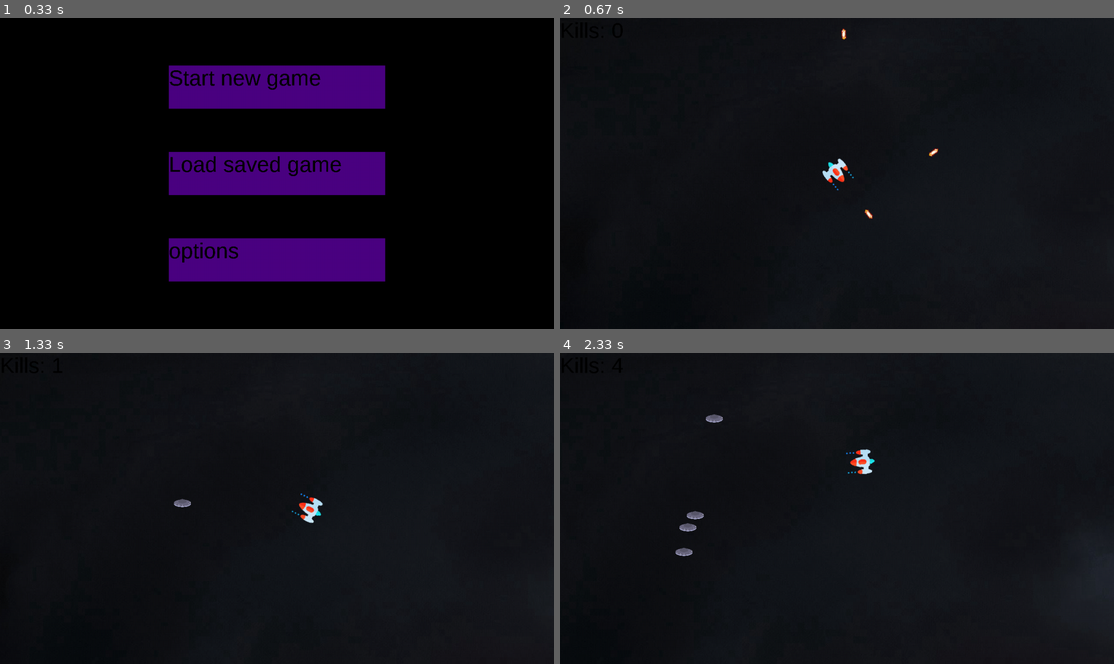
Above: before the commit, frames 1-4 (two rows, left to right).
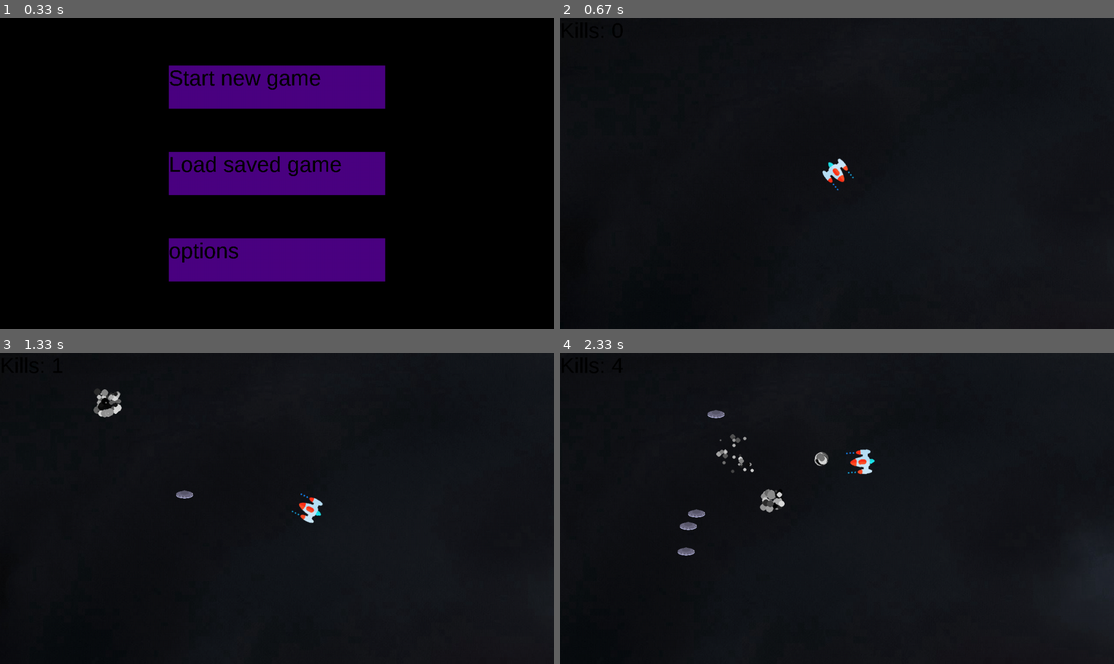
Above: after the commit, the same moments.

Repository: AndreCorreaSantos/Jogo-Pygame
Game: pygame game, started from Main.py
Two runs of this game, one before a commit and one after it. Both use one fixed random seed, a clock stepped at 60 frames per second and the inputs below.
Inputs (mouse positions are in pixels of both pictures, inside the frame that each line leads up to):
- Up to frame 1 (0.33 s): no input
- Up to frame 2 (0.67 s): press the mouse at (837, 86) at 0.37 s; move the mouse to (864, 164) at 0.47 s; release the mouse at (892, 241) at 0.6 s
- Up to frame 3 (1.33 s): click "Kills: 0" at 0.72 s; hold D from 1 s (still down); move the mouse to (94, 396) at 1.03 s
- Up to frame 4 (2.33 s): release D at 1.47 s; right-click (720, 458) at 1.55 s; hold W 1.83-2.13 s; click (654, 570) at 1.92 s; hold D from 2.17 s (still down); click (648, 477) at 2.25 s

Frame 1 is identical in both runs. In frame 2, less than 0.1% of the frame differs, in the area x 50-69%, y 3-65%; in frame 3, 0.4%; in frame 4, 0.7%, in the area x 20-49%, y 18-66%.

Commit message:
Implementando particulas para inimigos destruidos

Diff:
--- a/Classes.py
+++ b/Classes.py
@@ -49,7 +49,7 @@
         self.rect.x = player.rect.center[0]
         self.rect.y = player.rect.center[1]
         m_x,m_y = pygame.mouse.get_pos()
-        vr = 20
+        vr = 30
         dx = player.rect.center[0] - m_x
         dy = player.rect.center[1] - m_y
         ang = math.atan2(dy,dx)
--- a/Main.py
+++ b/Main.py
@@ -41,7 +41,9 @@
 pygame.font.init()
 myfont = pygame.font.SysFont("Arial",50)
 
-
+#lista de particulas [loc,velocity,timer]
+particles = []
+remove = []
 while running:
     background.fill((0,0,0))
     screen.blit(background,(0,0))
@@ -100,7 +102,7 @@
         m3 = pygame.mouse.get_pressed()[1]
         if m1:
             now_w = pygame.time.get_ticks()
-            if now_w - start_w >= 100:
+            if now_w - start_w >= 300:
                 bala = tiro(p1)
                 bala.rotate()
                 tiros.add(bala)
@@ -108,7 +110,7 @@
                 start_w = now_w
         if m2:
             now_t = pygame.time.get_ticks()
-            if now_t - start_t >= 100:
+            if now_t - start_t >= 300:
                 bala2 = tiro(p1)
                 bala2.rotate()
                 tiros.add(bala2)
@@ -123,13 +125,15 @@
         #checando colisoes, aplicando colisoes e respawnando invasores
         col = pygame.sprite.groupcollide(tiros,invasores,True,True)
         for i in col:
+            for u in range(50):
+                particles.append([[i.rect.x,i.rect.y],[random.randint(0,20)/10 - 1,random.randint(-40,-20)*0.1],random.randint(7,14),random.randint(0,222)])
             x_aleatorio = mapa.rect.x+400
             y_aleatorio = mapa.rect.y+400
             i = invasor(x_aleatorio,y_aleatorio,random.randint(-5,5),random.randint(-5,5))
             all_sprites.add(i)
             invasores.add(i)
             conta_kills += 1
-        #recebendo e aplicando os parametros para fazer o offset da camera
+                    #recebendo e aplicando os parametros para fazer o offset da camera
         velocidade = 6
         scroll = [0,0]
         scroll[0] = int((p1.rect.x-scroll[0]-width/2+p1.rect.w/2)/15)
@@ -168,6 +172,27 @@
                     i.rect.y += scroll[1]
                 #i.draw(screen)
                 screen.blit(i.image,(i.rect.x+scroll[0],i.rect.y+scroll[1]))
+
+        for particle in particles:
+            if testex:
+                particle[0][0] += particle[1][0] + scroll[0]
+            else:
+                particle[0][0] += particle[1][0]
+            if testey:
+                particle[0][1] += particle[1][1] + scroll[1]
+            else:
+                particle[0][1] += particle[1][1]
+            particle[2] -= 0.2
+            particle[1][1] += 0.1
+            c = particle[3]
+            pygame.draw.circle(screen, (c,c,c), [int(particle[0][0]), int(particle[0][1])], int(particle[2]))
+            if particle[2] <= 0:
+                #remove.append(particles.index(particle))
+                particles.remove(particle)
+        #for particle_index in remove:
+        #    particles.remove(particles[particle_index])
+       # remove = []
+
         #troca mapa
         if conta_kills > 50:
             mapa = mapa2
